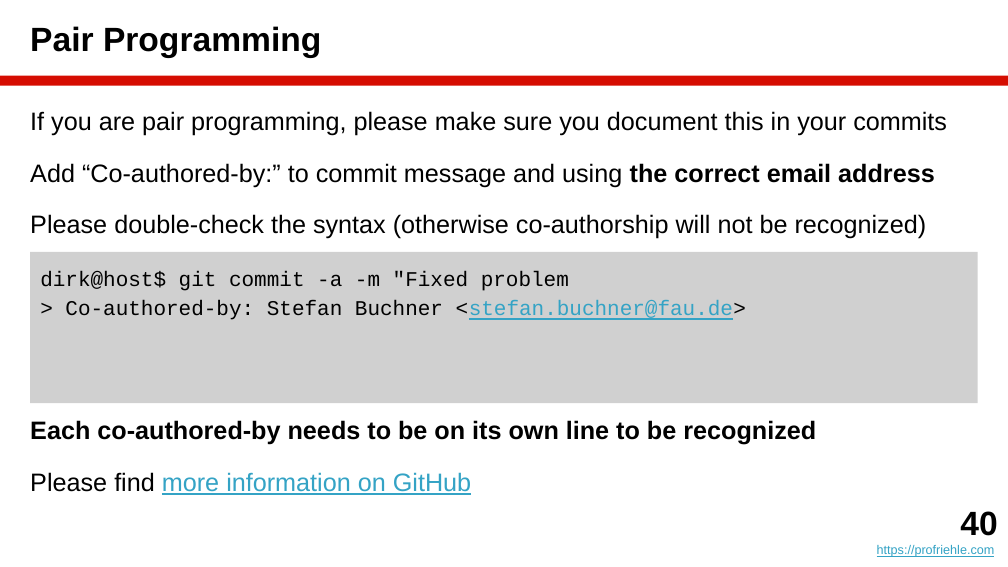
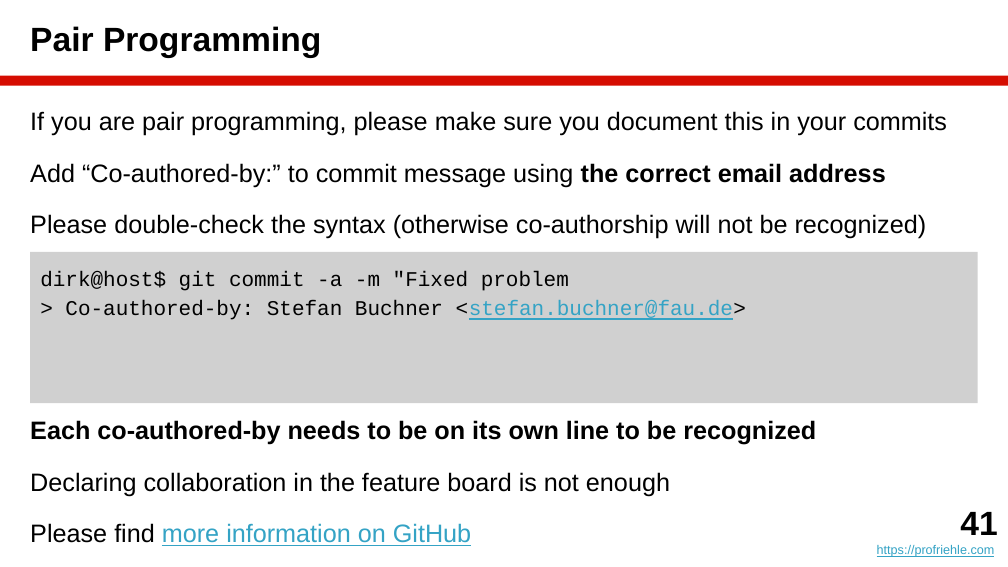
Before and after one commit to dirkriehle/amos-course, a slide deck: slide 41 of Lecture slides/AMOS B01 - Team and Tools.pptx (slide 40 before the commit). Drawn at 1008x567 pixels with LibreOffice and Linux fonts; fonts in the diff are those of the drawing. Boxes give left, top, right and bottom in pixels: in the first picture for what was removed or moved away, otherwise in the second. Text is boxed around its words. In the diff, an @@ line names an element or a change of style, - is before the commit and + after.

```diff
--- a/Lecture slides/AMOS B01 - Team and Tools.pptx
+++ b/Lecture slides/AMOS B01 - Team and Tools.pptx
@@ text at <box>30,163,886,187</box>: text changed @@
-Add “Co-authored-by:” to commit message and using the correct email address
+Add “Co-authored-by:” to commit message using the correct email address
@@ text at <box>30,472,670,497</box>: paragraph added @@
+Declaring collaboration in the feature board is not enough
@@ text at <box>960,512,997,535</box>: text changed @@
-40
+41
```
Also in this commit, not shown: 6 other slides changed, 5 other files.
